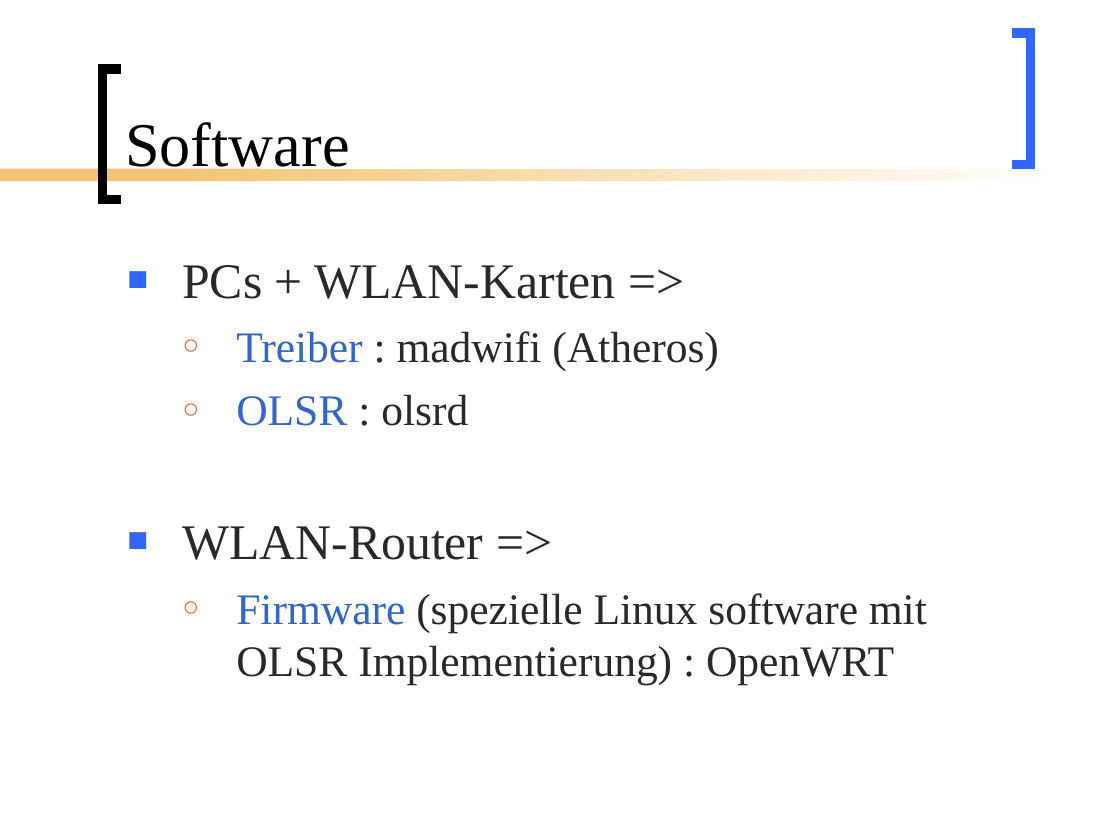
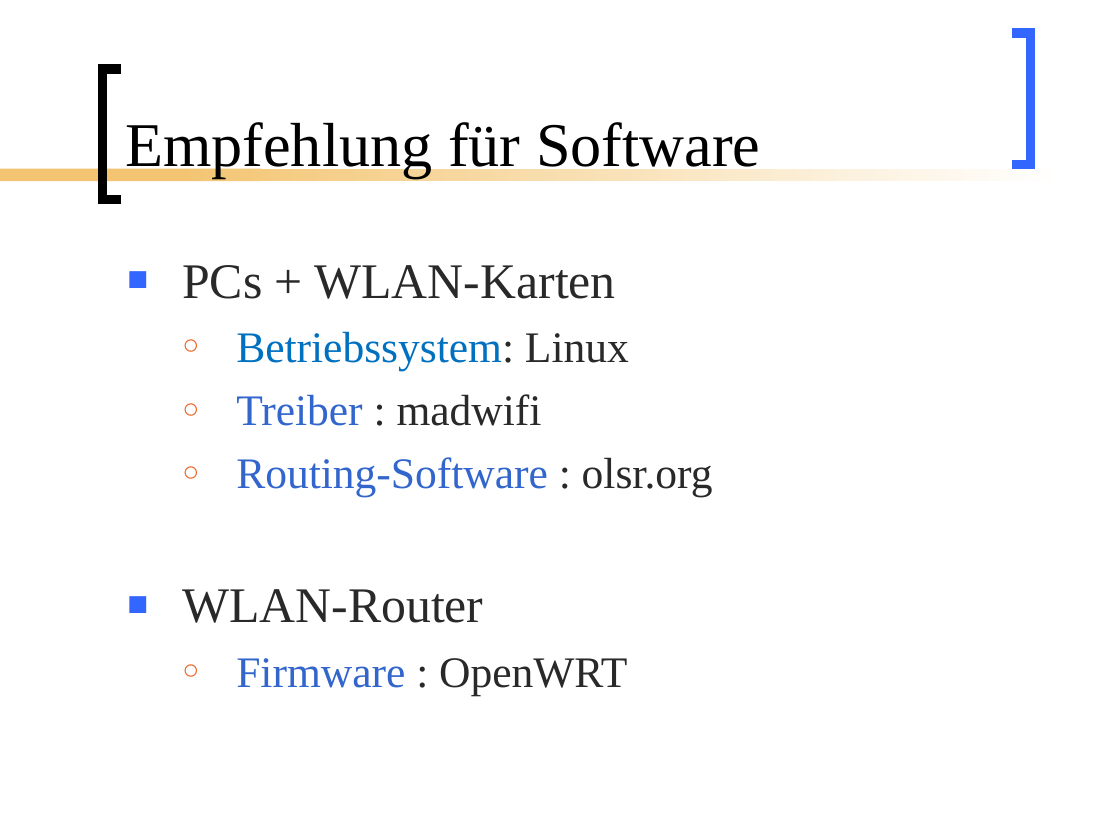
Before and after one commit to BackupTheBerlios/mesh2nexus-svn, a slide deck: slide 19 of documents/folien/MeshNew2.ppt (slide 15 before the commit). Drawn at 1120x840 pixels with LibreOffice and Linux fonts; fonts in the diff are those of the drawing. Boxes give left, top, right and bottom in pixels: in the first picture for what was removed or moved away, otherwise in the second. Text is boxed around its words. In the diff, an @@ line names an element or a change of style, - is before the commit and + after.

Commit message:
update

```diff
--- a/documents/folien/MeshNew2.ppt
+++ b/documents/folien/MeshNew2.ppt
@@ title at bbox=[125, 122, 760, 178]: text changed @@
-Software
+Empfehlung für Software
@@ text at bbox=[182, 265, 713, 696]: text changed @@
-■ PCs + WLAN-Karten =>
-  ○ Treiber : madwifi (Atheros)
-  ○ OLSR : olsrd
-■ WLAN-Router =>
-  ○ Firmware (spezielle Linux software mit OLSR Implementierung) : OpenWRT
+■ PCs + WLAN-Karten
+  ○ Betriebssystem: Linux
+  ○ Treiber : madwifi
+  ○ Routing-Software : olsr.org
+■ WLAN-Router
+  ○ Firmware : OpenWRT
```
Also in this commit, not shown: 3 other slides changed, 3 slides added.
